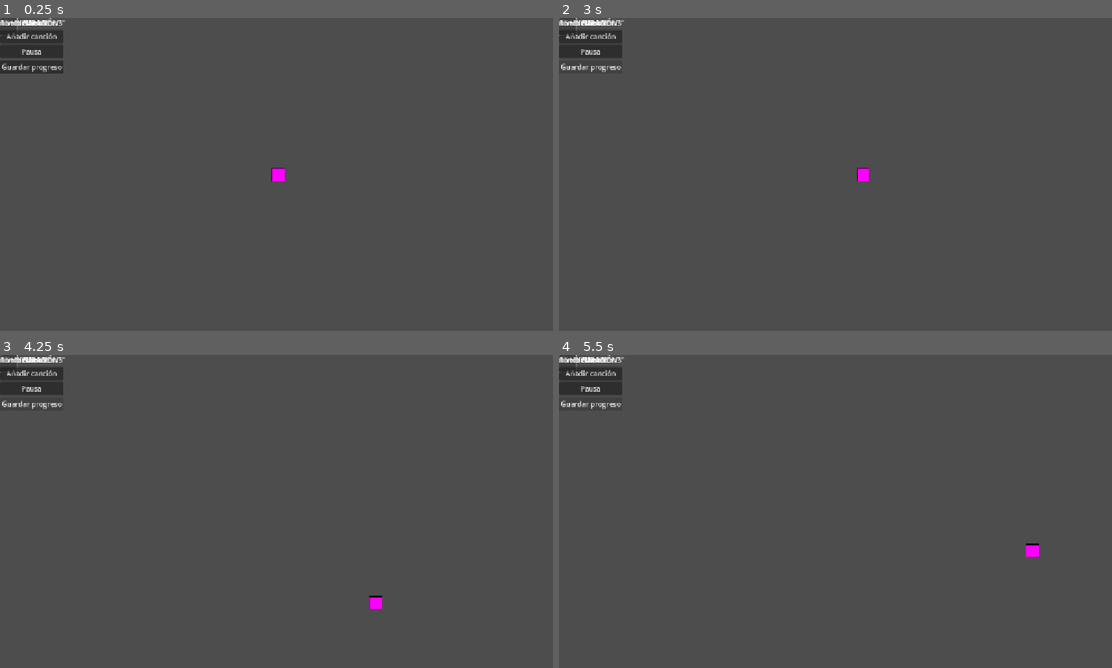
Above: before the commit, frames 1-4 (two rows, left to right).
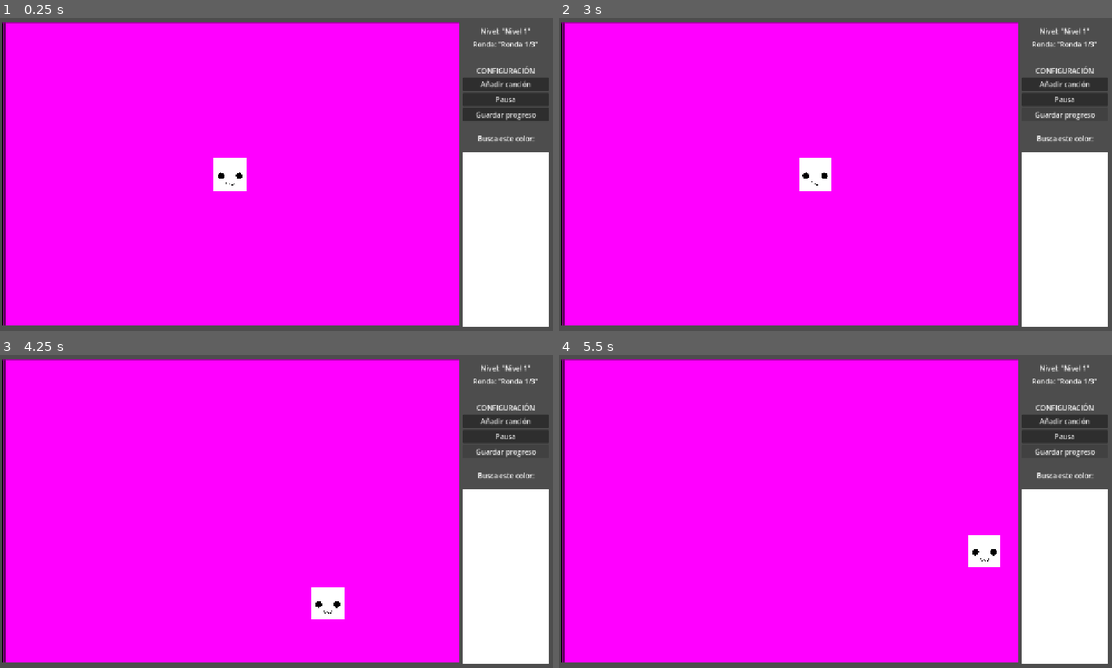
Above: after the commit, the same moments.

Repository: aTeresaTorres/ColorTrack
Game: Godot game, scene res://scenes/main.tscn
Same seed, same stepped clock (60 frames per second), same inputs: the game is played once before the commit and once after it.
Inputs:
- Up to frame 1 (0.25 s): no input
- Up to frame 2 (3 s): click "Añadir canción" at 0.5 s; click "Pausa" at 1.25 s; click "Guardar progreso" at 2 s; tap Enter at 2.75 s; hold D (move_right) from 2.78 s (still down); tap Space (jump) at 2.85 s
- Up to frame 3 (4.25 s): tap Space (jump) at 3.02, 3.32, 3.6, 3.77, 4.07 s; release D (move_right) at 3.53 s; hold S (move_down) from 3.53 s (still down)
- Up to frame 4 (5.5 s): release S (move_down) at 4.28 s; hold D (move_right) 4.28-5.03 s; tap Space (jump) at 4.35, 5.1, 5.27 s; hold W (move_up) from 5.03 s (still down)

The runs differ from the first frame. In frame 1, 91% of the frame differs, in the area x 0-100%, y 0-99%; in frame 2, 91%; in frame 3, 91%; in frame 4, 91%.

Commit message:
Color de piso e imagen de Player

Diff:
--- a/color-track-version-01/scenes/main.tscn
+++ b/color-track-version-01/scenes/main.tscn
@@ -3,14 +3,33 @@
 [ext_resource type="PackedScene" uid="uid://dxf38lkjawvh3" path="res://scenes/player.tscn" id="1_0wfyh"]
 [ext_resource type="PackedScene" uid="uid://7lnggmfx2xs5" path="res://scenes/ui.tscn" id="2_sugp2"]
 
+[sub_resource type="RectangleShape2D" id="RectangleShape2D_0wfyh"]
+size = Vector2(1050, 700)
+
+[sub_resource type="NoiseTexture2D" id="NoiseTexture2D_0wfyh"]
+
 [node name="Main" type="Node2D" unique_id=2047096258]
 
-[node name="Camera2D" type="Camera2D" parent="." unique_id=1905383967]
+[node name="Ground" type="StaticBody2D" parent="." unique_id=1027729725]
+
+[node name="CollisionShape2D" type="CollisionShape2D" parent="Ground" unique_id=987305744]
+position = Vector2(531, 359.5)
+shape = SubResource("RectangleShape2D_0wfyh")
+disabled = true
+
+[node name="Sprite2D" type="Sprite2D" parent="Ground" unique_id=685334954]
+position = Vector2(531.5, 357.5)
+scale = Vector2(2.0527344, 1.3613281)
+texture = SubResource("NoiseTexture2D_0wfyh")
 
 [node name="GridContainer" type="GridContainer" parent="." unique_id=139944032]
 offset_right = 40.0
 offset_bottom = 40.0
+metadata/_edit_use_anchors_ = true
 
 [node name="Player" parent="." unique_id=162789523 instance=ExtResource("1_0wfyh")]
+position = Vector2(530, 360)
 
 [node name="Ui" parent="." unique_id=475869158 instance=ExtResource("2_sugp2")]
+offset = Vector2(1065, 10)
+transform = Transform2D(1, 0, 0, 1, 1065, 10)
--- a/color-track-version-01/scenes/player.tscn
+++ b/color-track-version-01/scenes/player.tscn
@@ -1,13 +1,10 @@
 [gd_scene format=3 uid="uid://dxf38lkjawvh3"]
 
 [ext_resource type="Script" uid="uid://ys80f0tx0es3" path="res://scripts/player.gd" id="1_3vyb7"]
+[ext_resource type="Texture2D" uid="uid://bngcw7ql13ubh" path="res://assets/img/player.jpg" id="2_g2els"]
 
 [sub_resource type="RectangleShape2D" id="RectangleShape2D_u8vuu"]
 size = Vector2(30, 30)
-
-[sub_resource type="NoiseTexture2D" id="NoiseTexture2D_3vyb7"]
-width = 30
-height = 30
 
 [node name="Player" type="CharacterBody2D" unique_id=162789523]
 script = ExtResource("1_3vyb7")
@@ -16,7 +13,8 @@
 shape = SubResource("RectangleShape2D_u8vuu")
 
 [node name="Sprite2D" type="Sprite2D" parent="." unique_id=593936785]
-texture = SubResource("NoiseTexture2D_3vyb7")
+scale = Vector2(0.15, 0.15)
+texture = ExtResource("2_g2els")
 
 [node name="FlyTimer" type="Timer" parent="." unique_id=768703040]
 wait_time = 3.0
--- a/color-track-version-01/scenes/ui.tscn
+++ b/color-track-version-01/scenes/ui.tscn
@@ -3,32 +3,36 @@
 [node name="Ui" type="CanvasLayer" unique_id=475869158]
 
 [node name="ColorTarget" type="Panel" parent="." unique_id=801291263]
-offset_right = 40.0
-offset_bottom = 40.0
+offset_top = 200.0
+offset_bottom = 200.0
 
 [node name="Label" type="Label" parent="ColorTarget" unique_id=626614789]
 layout_mode = 0
-offset_right = 40.0
-offset_bottom = 23.0
+offset_top = 56.0
+offset_right = 200.0
+offset_bottom = 79.0
 text = "Busca este color:"
+horizontal_alignment = 1
 
 [node name="ColorRect" type="ColorRect" parent="ColorTarget" unique_id=2048077248]
 layout_mode = 0
-offset_right = 40.0
-offset_bottom = 40.0
+offset_top = 100.0
+offset_right = 200.0
+offset_bottom = 500.0
 
 [node name="Sidebar" type="Panel" parent="." unique_id=110338878]
-offset_right = 40.0
-offset_bottom = 40.0
+offset_top = 100.0
+offset_bottom = 100.0
 
 [node name="VBoxContainer" type="VBoxContainer" parent="Sidebar" unique_id=1184455131]
 layout_mode = 0
-offset_right = 40.0
-offset_bottom = 40.0
+offset_right = 200.0
+offset_bottom = 128.0
 
 [node name="Label" type="Label" parent="Sidebar/VBoxContainer" unique_id=1521972794]
 layout_mode = 2
 text = "CONFIGURACIÓN"
+horizontal_alignment = 1
 
 [node name="Button" type="Button" parent="Sidebar/VBoxContainer" unique_id=1719594768]
 layout_mode = 2
@@ -45,17 +49,20 @@
 [node name="AudioStreamPlayer" type="AudioStreamPlayer" parent="Sidebar/VBoxContainer" unique_id=1397507307]
 
 [node name="TopBar" type="Panel" parent="." unique_id=2028763462]
-offset_right = 40.0
-offset_bottom = 40.0
+offset_top = 9.0
+offset_bottom = 9.0
 
 [node name="Label" type="Label" parent="TopBar" unique_id=1470523290]
 layout_mode = 0
-offset_right = 40.0
+offset_right = 200.0
 offset_bottom = 23.0
-text = "nivel: \"Nivel 1\""
+text = "Nivel: \"Nivel 1\""
+horizontal_alignment = 1
 
 [node name="Label2" type="Label" parent="TopBar" unique_id=1616416782]
 layout_mode = 0
-offset_right = 40.0
-offset_bottom = 23.0
+offset_top = 30.0
+offset_right = 200.0
+offset_bottom = 53.0
 text = "Ronda: \"Ronda 1/3\""
+horizontal_alignment = 1
--- a/color-track-version-01/scripts/player.gd
+++ b/color-track-version-01/scripts/player.gd
@@ -8,27 +8,26 @@
 var is_flying: bool = false
 
 func _physics_process(delta):
-	# Movimiento WASD en 4 direcciones
+	# Movimiento WASD
 	var direction = Input.get_vector("move_left", "move_right", "move_up", "move_down")
 	velocity = direction * speed
-
-	# Si está volando, no hay restricción
 	move_and_slide()
 
-# Desbloquear habilidad de volar
+	# Activar vuelo con SPACE (solo si tiene la habilidad y no está volando)
+	if Input.is_action_just_pressed("jump") and can_fly and not is_flying:
+		activate_fly()
+
 func unlock_fly():
 	can_fly = true
 
-# Activar vuelo (se llama cuando usas la habilidad)
 func activate_fly():
-	if can_fly and not is_flying:
-		is_flying = true
-		fly_timer.start()
-		# Opcional: cambiar color del personaje o efecto visual
+	is_flying = true
+	fly_timer.start()
+	print("Volando por 3 segundos!")  # Temporal para probar
 
 func _on_fly_timer_timeout():
 	is_flying = false
+	print("Vuelo terminado")
 
 func get_current_tile_color():
-	# Esto luego detecta qué color está pisando
-	pass
+	pass  # Lo haremos después
Binary file added: color-track-version-01/assets/img/player.jpg
Not shown, added: color-track-version-01/assets/img/player.jpg.import
Not shown, added: color-track-version-01/assets/img/Nuevo Lienzo.sai
